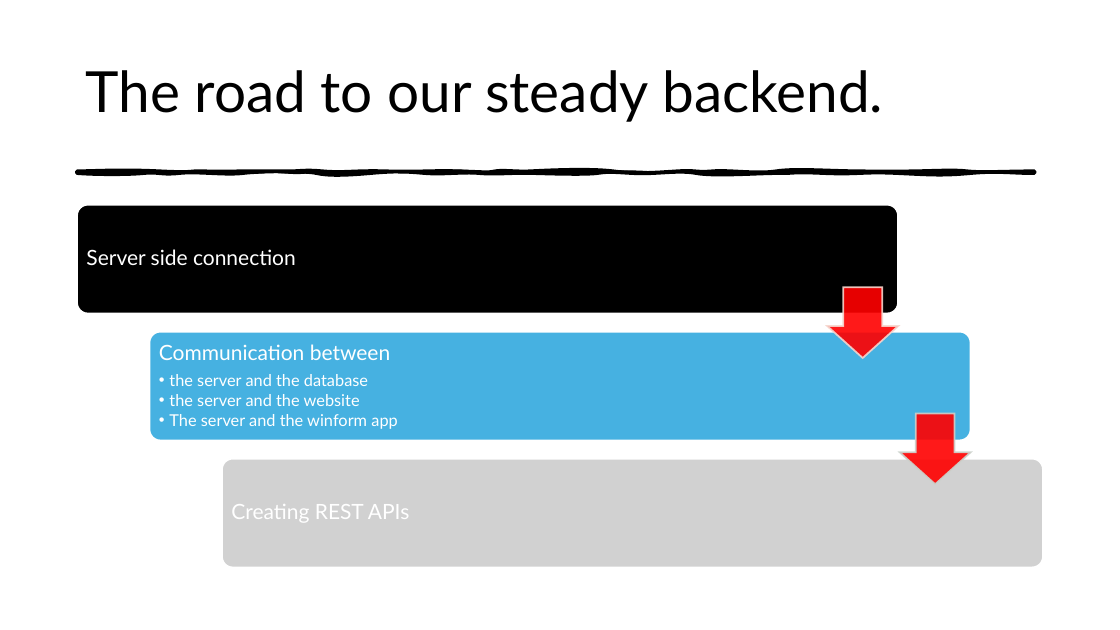
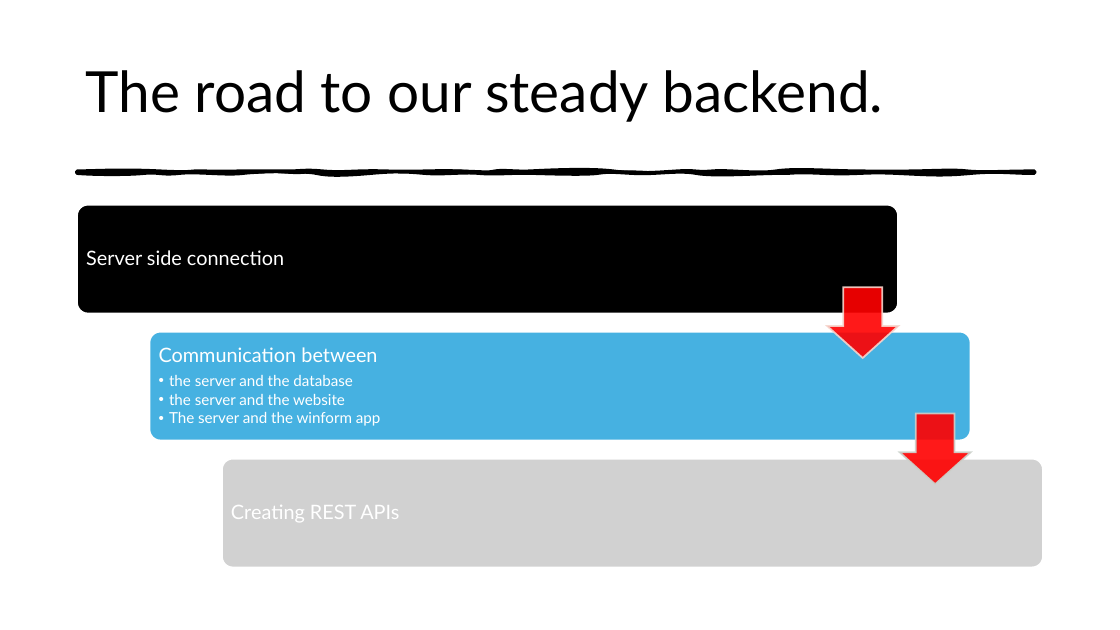
Before and after one commit to AdamHezso/Erettsegi-projekt, a slide deck: slide 3 of tribitrabi.pptx. Drawn at 1120x630 pixels with LibreOffice and Linux fonts; fonts in the diff are those of the drawing. Boxes give left, top, right and bottom in pixels: in the first picture for what was removed or moved away, otherwise in the second. Text is boxed around its words. In the diff, an @@ line names an element or a change of style, - is before the commit and + after.

```diff
--- a/tribitrabi.pptx
+++ b/tribitrabi.pptx
@@ text "Server side connection" at (86,250,284,265): size 18 to 17 pt @@
@@ text "Communication between" at (159,347,380,426): size 18 to 17 pt in "Communication between"; size 14 to 13 pt in "the server and the database", "the server and the website", "The server and the winform app"; bullet •• to • @@
@@ text "Creating REST APIs" at (231,505,399,522): size 18 to 17 pt @@
```
Also in this commit, not shown: 4 other slides changed.
